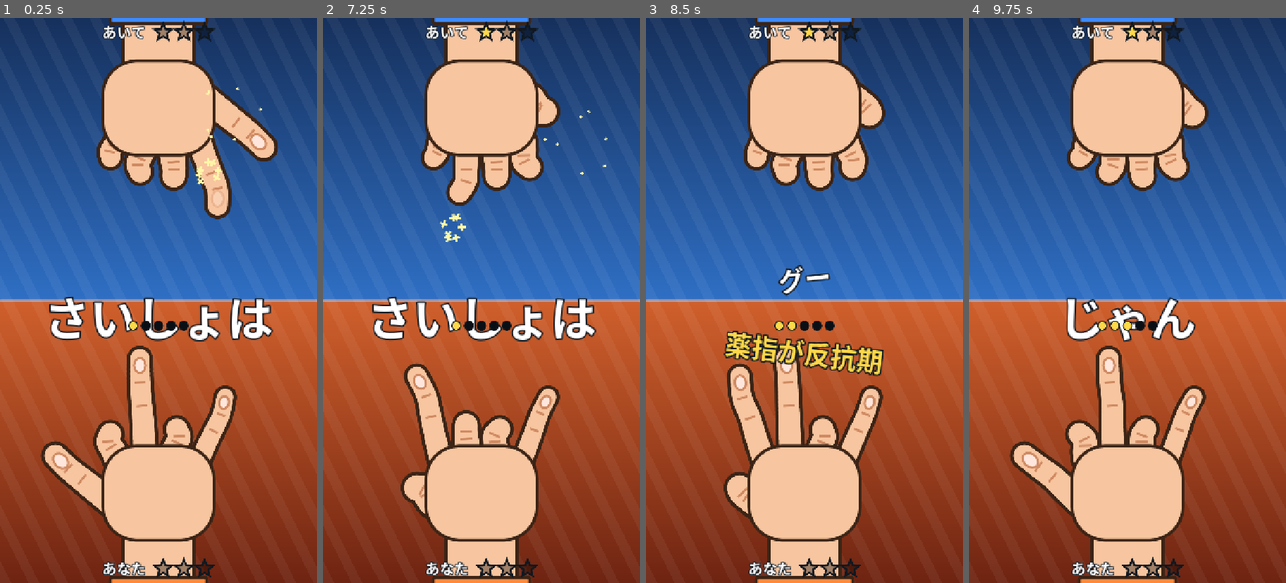
Above: before the commit, frames 1-4 (left to right).
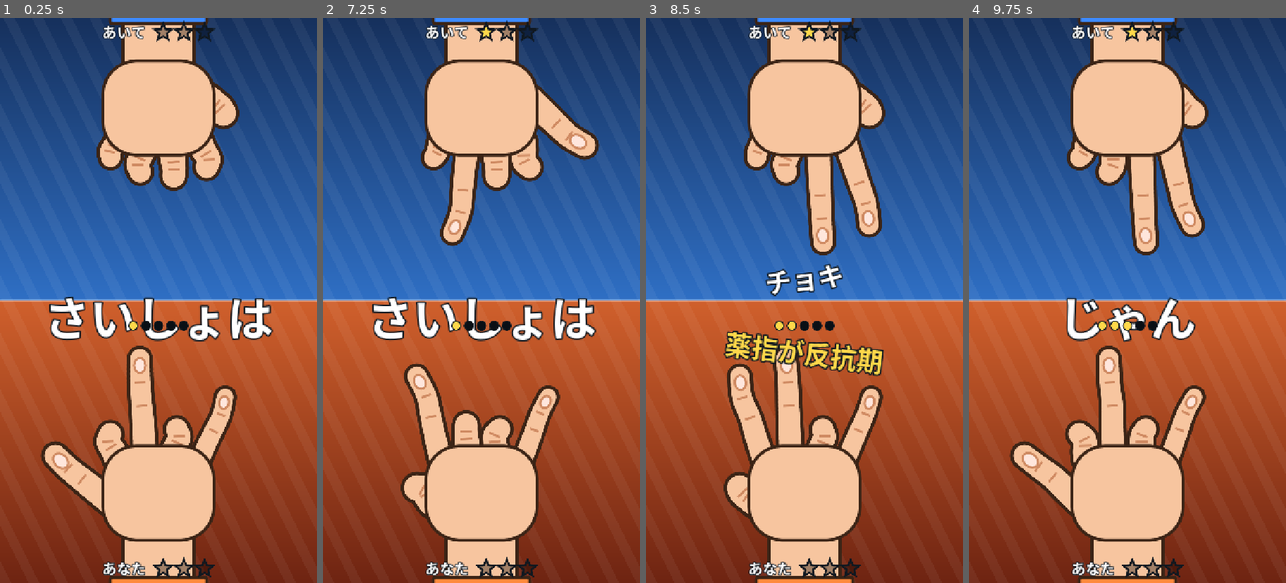
Above: after the commit, the same moments.

Repository: Omezi42/janken
Game: Godot game, scene res://scenes/battle.tscn
The game is run twice, just before and just after one commit, with the same random seed, the same clock (stepped at 60 frames per second) and the same inputs.
Inputs (mouse positions are in pixels of both pictures, inside the frame that each line leads up to):
- Up to frame 1 (0.25 s): no input
- Up to frame 2 (7.25 s): drag from (481, 153) to (513, 176) at 0.52 s; drag from (481, 447) to (465, 413) at 1.27 s; move the mouse to (513, 176) at 2.02 s; click (513, 176) at 2.17 s; drag from (465, 413) to (386, 215) at 2.77 s; move the mouse to (576, 385) at 3.52 s; click (576, 385) at 3.67 s; drag from (386, 215) to (433, 159) at 4.27 s; move the mouse to (497, 300) at 5.02 s; click (497, 300) at 5.17 s; drag from (433, 159) to (418, 328) at 5.77 s; move the mouse to (551, 272) at 6.52 s; click (551, 272) at 6.67 s
- Up to frame 3 (8.5 s): drag from (741, 328) to (788, 413) at 7.27 s; move the mouse to (836, 176) at 8.02 s; click (836, 176) at 8.17 s
- Up to frame 4 (9.75 s): drag from (1111, 413) to (1032, 215) at 8.77 s; move the mouse to (1222, 385) at 9.52 s; click (1222, 385) at 9.67 s

The runs differ from the first frame. In frame 1, 1.9% of the frame differs, in the area x 59-88%, y 11-36%; in frame 2, 1.9%; in frame 3, 3.0%, in the area x 37-75%, y 20-50%; in frame 4, 2.2%.

Commit message:
ボットを人のなぞりに近づけた(並んだ指を続けて反転・行き過ぎ・ぽんで相手を見て組み替え)
間違えず相手も見ないボットでは、操作の手間取りも読み合いも試せないため。ボット同士で名前付きの手が約14%出る。

Co-Authored-By: Claude Opus 5.5 <noreply@anthropic.com>

Diff:
--- a/scripts/logic/hand_bot.gd
+++ b/scripts/logic/hand_bot.gd
@@ -1,24 +1,46 @@
 class_name HandBot
 extends RefCounted
-## 開発用の仮の相手。ラウンドごとにグー・チョキ・パーから1つ選び、人と同じ LocalMatch.flip() で
-## 目標と食い違う指を、人がなぞる程度の間隔で1本ずつ反転する。
+## 開発用の仮の相手。人と同じ LocalMatch.flip() で、人がなぞるように指を反転する(GameDesign 6.1節・6.2節)。
+## - ラウンドの初めにグー・チョキ・パーから1つ選び、食い違う指が並んでいる所を1回のなぞりで続けて反転する。
+## - なぞりの終わりで、ときどき隣の指まで行き過ぎる(後で直す)。
+## - 「ぽん」の区間に入ったら、ときどき相手の手を見て、それに勝つ手へ組み替える(見てから動くまで反応の秒数が掛かる)。
 ## 乱数は試合と別に持つ(リプレイはボットを動かさず記録だけで再現するため)。
 
 const _E := HandTypes.FingerState.EXTENDED
 const _C := HandTypes.FingerState.CURLED
+## HandTypes.Shape の ROCK, SCISSORS, PAPER の順。
 const GOALS := [
 	[_C, _C, _C, _C, _C],
 	[_C, _E, _E, _C, _C],
 	[_E, _E, _E, _E, _E],
 ]
-## 1本反転してから次の指を反転するまでの秒数(人がなぞって帯を1つ越える速さの目安)。
-const TOUCH_SECONDS := 0.15
+## 相手の形 → それに勝つ形。
+const COUNTERS := {
+	HandTypes.Shape.ROCK: HandTypes.Shape.PAPER,
+	HandTypes.Shape.SCISSORS: HandTypes.Shape.ROCK,
+	HandTypes.Shape.PAPER: HandTypes.Shape.SCISSORS,
+}
+## ラウンド開始・相手の手を見たときから動き出すまでの秒数。
+const REACTION_SECONDS := 0.5
+## なぞりで帯を1つ越える秒数。
+const BAND_SECONDS := 0.09
+## なぞり終えてから次のなぞりを始めるまでの秒数(下限・上限)。
+const REGRIP_SECONDS := Vector2(0.25, 0.5)
+## なぞりの終わりで隣の指まで行き過ぎる確率。
+const OVERSHOOT_CHANCE := 0.4
+## 左(親指の側)からなぞる確率。
+const FROM_LEFT_CHANCE := 0.5
+## 相手の手を見て組み替える区間(ぽん)と、組み替える確率。
+const READ_SEGMENT := 4
+const READ_CHANCE := 0.6
 
 var _match: LocalMatch
 var _player: int
 var _rng := RandomNumberGenerator.new()
 var _goal: Array = GOALS[0]
 var _wait_ticks := 0
+## いまのなぞりで、これから反転する指(なぞる順)。
+var _stroke := PackedInt32Array()
 
 
 func _init(local_match: LocalMatch, player: int, bot_seed: int) -> void:
@@ -26,6 +48,7 @@
 	_player = player
 	_rng.seed = bot_seed
 	_match.round_started.connect(_on_round_started)
+	_match.call_segment_changed.connect(_on_call_segment_changed)
 
 
 ## LocalMatch.tick() の直前に毎回呼ぶ。
@@ -35,14 +58,56 @@
 	if _wait_ticks > 0:
 		_wait_ticks -= 1
 		return
+	if _stroke.is_empty():
+		_plan_stroke()
+		if _stroke.is_empty():
+			return
+	_match.flip(_player, _stroke[0] as HandTypes.Finger)
+	_stroke.remove_at(0)
+	if _stroke.is_empty():
+		_wait_ticks = _ticks(_rng.randf_range(REGRIP_SECONDS.x, REGRIP_SECONDS.y))
+	else:
+		_wait_ticks = _ticks(BAND_SECONDS)
+
+
+## 食い違う指が並んでいる所を1つ選び、左右どちらかからなぞる順に並べる。
+func _plan_stroke() -> void:
 	var hand := _match.hands[_player]
+	var wrong := []
 	for finger in _goal.size():
-		if hand.settled_state(finger) != _goal[finger]:
-			_match.flip(_player, finger as HandTypes.Finger)
-			_wait_ticks = roundi(TOUCH_SECONDS * LocalMatch.TICKS_PER_SECOND)
-			return
+		wrong.append(hand.settled_state(finger) != _goal[finger])
+	var start := wrong.find(true)
+	if start < 0:
+		return
+	var end := start
+	while end + 1 < wrong.size() and wrong[end + 1]:
+		end += 1
+	var forward := _rng.randf() < FROM_LEFT_CHANCE
+	for i in end - start + 1:
+		_stroke.append(start + i if forward else end - i)
+	var beyond := end + 1 if forward else start - 1
+	if beyond >= 0 and beyond < wrong.size() and _rng.randf() < OVERSHOOT_CHANCE:
+		_stroke.append(beyond)
 
 
 func _on_round_started() -> void:
 	_goal = GOALS[_rng.randi_range(0, GOALS.size() - 1)]
-	_wait_ticks = 0
+	_stroke.clear()
+	_wait_ticks = _ticks(REACTION_SECONDS)
+
+
+func _on_call_segment_changed(index: int) -> void:
+	if index != READ_SEGMENT or _rng.randf() >= READ_CHANCE:
+		return
+	var opponent := ActiveEffects.opponent_of(_player)
+	if _match.effects.is_censored(opponent):
+		return
+	var shape := HandShapeJudge.shape_of(_match.hands[opponent].states)
+	if COUNTERS.has(shape) and GOALS[COUNTERS[shape]] != _goal:
+		_goal = GOALS[COUNTERS[shape]]
+		_stroke.clear()
+		_wait_ticks = maxi(_wait_ticks, _ticks(REACTION_SECONDS))
+
+
+static func _ticks(seconds: float) -> int:
+	return roundi(seconds * LocalMatch.TICKS_PER_SECOND)
--- a/tools/tests/local_match_tests.gd
+++ b/tools/tests/local_match_tests.gd
@@ -4,7 +4,8 @@
 const SEED := 42
 ## 1試合の tick の上限(あいこが続いても終わることを確かめる)。
 const MAX_MATCH_TICKS := LocalMatch.TICKS_PER_SECOND * 600
-const BOT_SETTLE_TICKS := LocalMatch.TICKS_PER_SECOND * 3
+## 相手を見て組み替える区間(ぽん)より前。
+const BOT_SETTLE_TICKS := roundi(LocalMatch.TICKS_PER_SECOND * 2.5)
 ## 名前を呼ぶ間も手を変え続ける間隔。
 const FLIP_INTERVAL_TICKS := 7
 
Not shown, added: tmp_shot.png.import
Not shown, added: tools/tests/hand_view_tests.gd.uid
Not shown, changed: docs/Architecture.md
Not shown, changed: docs/TODO.md
